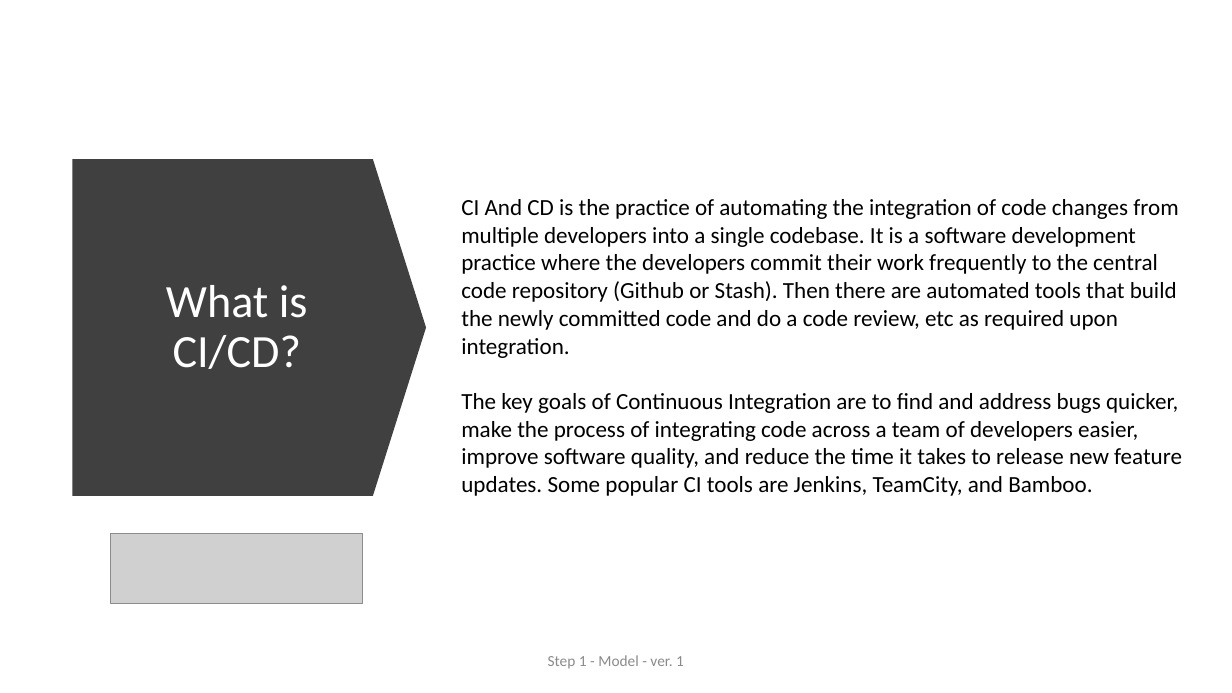
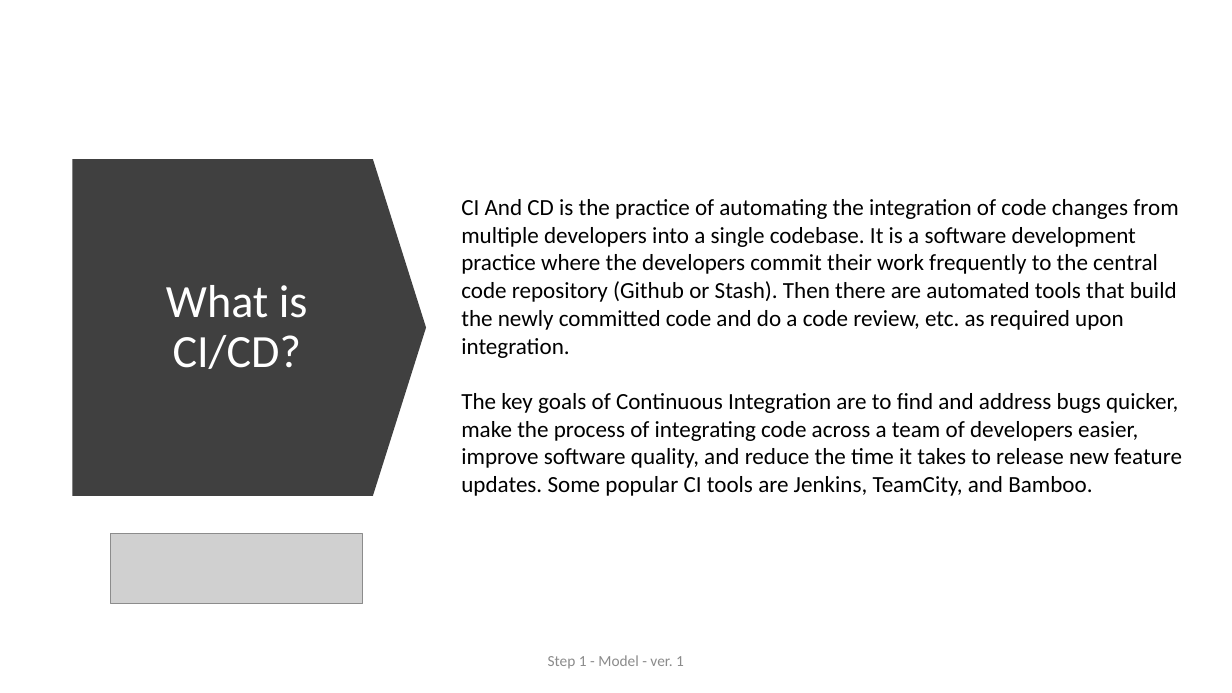
Before and after one commit to ext4dmin/DevOps-Mentorship, a slide deck: slide 4 of Step02-CICD_speach.pptx. Drawn at 1232x693 pixels with LibreOffice and Linux fonts; fonts in the diff are those of the drawing; grey boxes stand for pictures. Boxes give left, top, right and bottom in pixels: in the first picture for what was removed or moved away, otherwise in the second. Text is boxed around its words. In the diff, an @@ line names an element or a change of style, - is before the commit and + after.

```diff
--- a/Step02-CICD_speach.pptx
+++ b/Step02-CICD_speach.pptx
@@ text at (461, 199, 1178, 358): text changed @@
-CI And CD is the practice of automating the integration of code changes from multiple developers into a single codebase. It is a software development practice where the developers commit their work frequently to the central code repository (Github or Stash). Then there are automated tools that build the newly committed code and do a code review, etc as required upon integration.
+CI And CD is the practice of automating the integration of code changes from multiple developers into a single codebase. It is a software development practice where the developers commit their work frequently to the central code repository (Github or Stash). Then there are automated tools that build the newly committed code and do a code review, etc. as required upon integration.
```
Also in this commit, not shown: 4 other files.
